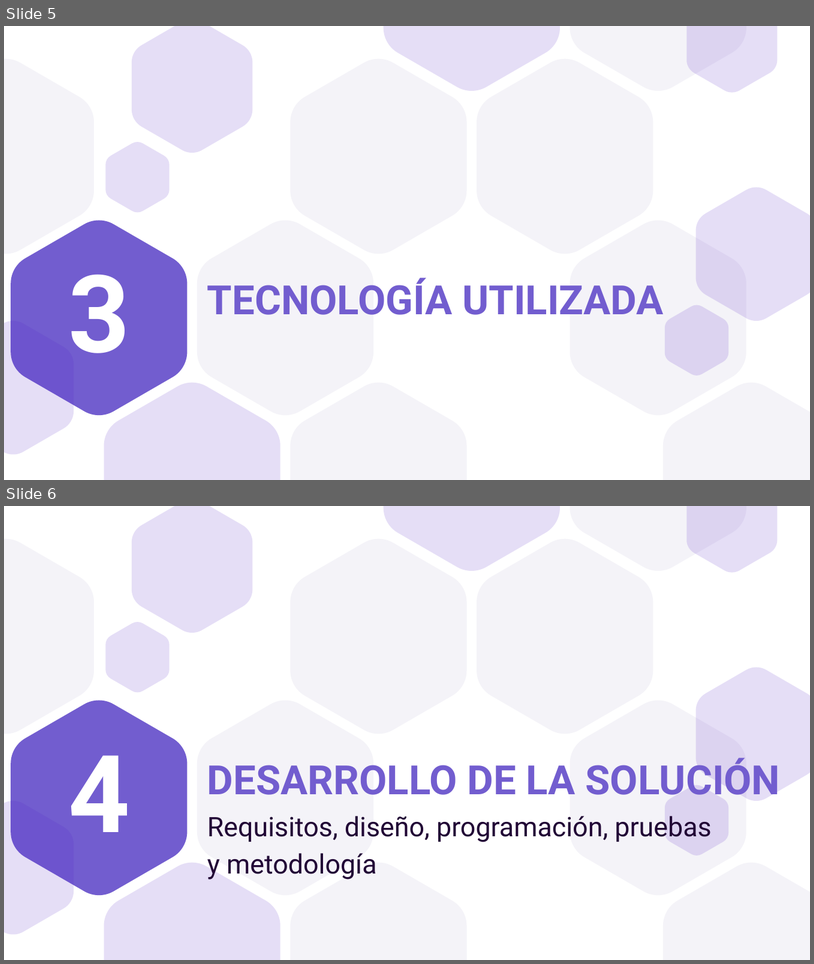
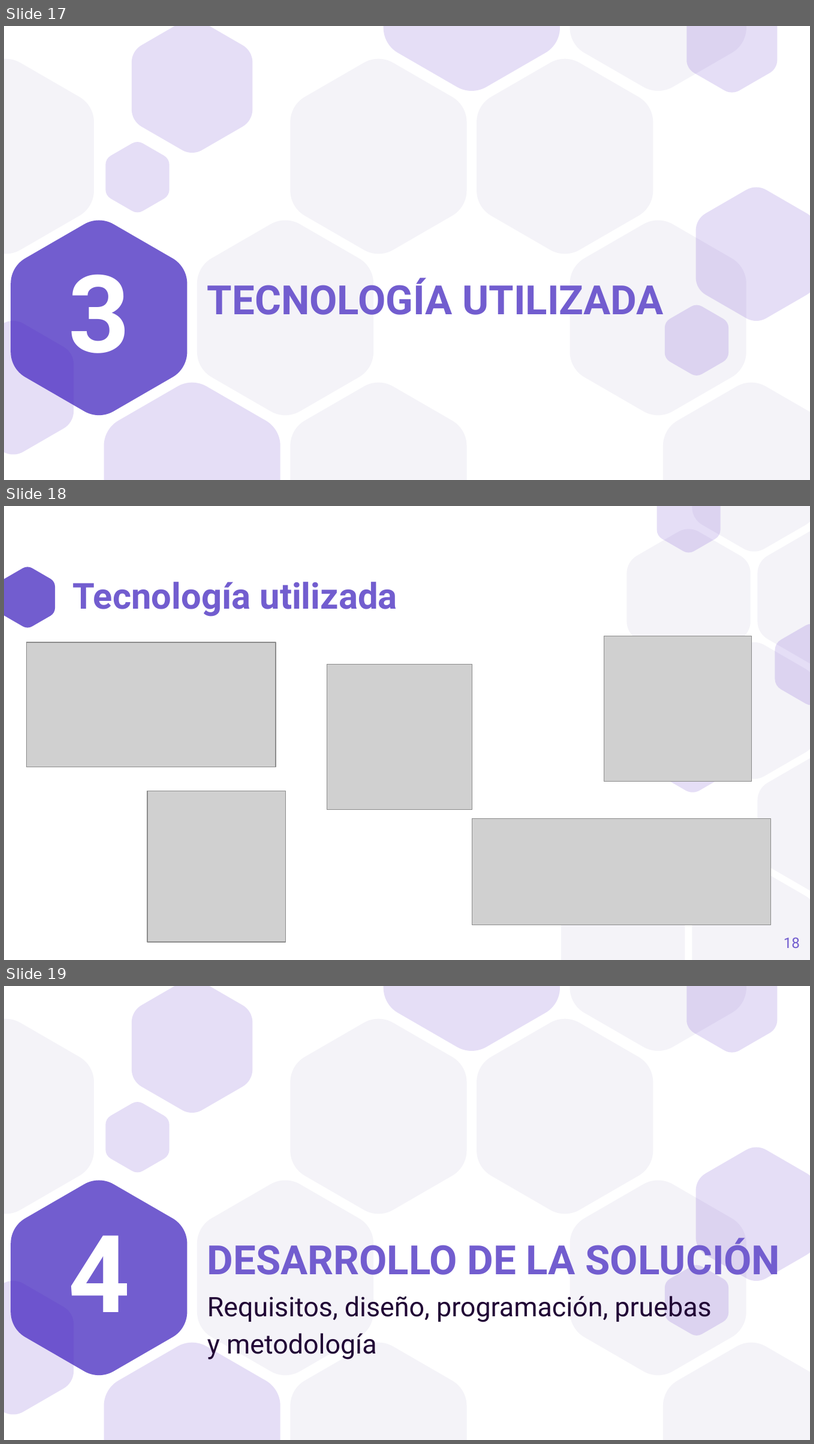
Before and after one commit to a1ex9788/TFG, a slide deck: TFG_AlejandroCarrion.pptx. Shown one above the other, each under a label of ours: slides 5 and 6 before the commit, slides 17, 18 and 19 after it. The pictures are 814x964 and 814x1444 pixels, drawn with LibreOffice and Linux fonts; fonts in the diff are those of the drawing; grey boxes stand for pictures. Boxes give left, top, right and bottom in pixels: in the first picture for what was removed or moved away, otherwise in the second. Text is boxed around its words. In the diff, an @@ line names an element or a change of style, - is before the commit and + after.

Commit message:
Introducción, Estado del arte y Tecnología.

```diff
--- a/TFG_AlejandroCarrion.pptx
+++ b/TFG_AlejandroCarrion.pptx
@@ slide 18 added at (4, 506, 810, 960), background #FFFFFF @@
@@ freeform shape added at (4, 567, 55, 627), fill #725DCF @@
@@ title added at (73, 582, 398, 616), 32 pt, text #725DCF, bold @@
+Tecnología utilizada
@@ picture added at (27, 642, 276, 767) @@
@@ picture added at (605, 636, 752, 781) @@
@@ picture added at (327, 664, 473, 809) @@
@@ group added at (561, 506, 810, 959): 10 freeform shapes @@
@@ picture added at (147, 790, 285, 942) @@
@@ picture added at (473, 819, 771, 925) @@
@@ page number added at (784, 937, 800, 948), 13 pt, text #725DCF @@
+18
@@ what was slide 5 is now slide 17 @@
@@ what was slide 6 is now slide 19 @@
```
Also in this commit, not shown: 5 slides changed, 14 other slides added, 1 slide removed.
